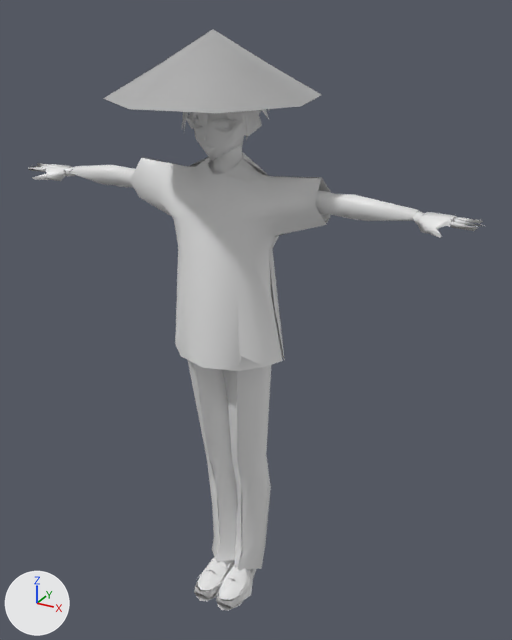
The FBX model Assets/Resources/Model/MainMenu/3D/petanis.fbx: old version first, new version second.
One viewpoint serves both versions: a 50 mm lens placed at (1.111, -1.844, 2.039), pointed at (0.078, 0.033, 1.1). The lights are fixed; the arrows at lower left show +X, +Y and +Z. Where no turn or scale is listed for an object, it has been applied to the vertices. Vertices at the same position are counted once.

The scene before the commit, as lines of its bpy script (objects in view):
```python
ob_body = bpy.data.objects.new('Body', me_body_baked_002)
ob_body.location = (0.0, 0.0, 0.0)
ob_conical_hat = bpy.data.objects.new('conical_hat', me_mesh_045)
ob_conical_hat.location = (-0.076, -0.019, 1.778)
ob_face = bpy.data.objects.new('Face', me_face_baked_002)
ob_face.location = (0.0, 0.0, 0.0)
ob_hair001 = bpy.data.objects.new('Hair001', me_hair001_baked_002)
ob_hair001.location = (0.0, 0.0, 0.0)
```
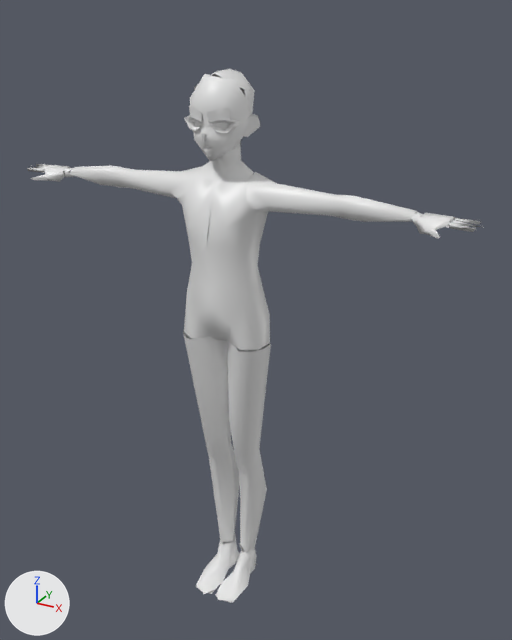
Changed parts and their boxes (x1, y1, x2, y2) in the pictures (512 x 640 px):
```json
{"object": "Body", "change": "reshaped, moved", "before": [28, 125, 485, 611], "after": [27, 69, 484, 603]}
{"object": "conical_hat", "change": "deleted", "before": [103, 29, 321, 113]}
{"object": "Hair001", "change": "deleted", "before": [182, 109, 270, 140], "faces in mat_f00_000_hair_00_hair_01_002 (white #e7e7e7)": [182, 109, 270, 136]}
{"part": 1, "of": "me_body_baked_002", "change": "deleted", "before": [130, 125, 331, 611]}
```

The change, as JSON lines over the scene's bpy script:
```json
{"block": "me_body_baked_002", "where": "# used by ob_body; location = (0.0, 0.0, 0.0)"}
{"op": "remove", "block": "me_body_baked_002", "code": "me_body_baked_002.from_pydata(...)  # 1067 vertices, 1118 faces; spans x -0.78..0.78, y -0.17..0.13, z 0.0..1.89"}
{"op": "add", "block": "me_body_baked_002", "code": "me_body_baked_002.from_pydata(...)  # 526 vertices, 579 faces; spans x -0.78..0.78, y -0.16..0.11, z 0.02..1.88"}
{"block": "me_body_baked_002", "change": "me_body_baked_002 part 1: 21 loose pieces with 507 vertices, spanning x -0.34..0.34, y -0.17..0.13, z 0.0..1.89, are deleted"}
{"op": "remove", "block": "me_body_baked_002", "code": "me_body_baked_002.materials.append(mat_m00_001_01_bottoms_01_cloth_002)  # white #e7e7e7"}
{"op": "remove", "block": "me_body_baked_002", "code": "me_body_baked_002.materials.append(mat_m00_001_01_shoes_01_cloth_002)  # white #e7e7e7"}
{"op": "remove", "block": "me_body_baked_002", "code": "me_body_baked_002.materials.append(mat_m00_005_01_tops_01_cloth_002)  # white #e7e7e7"}
{"op": "remove", "block": "me_body_baked_002", "code": "me_body_baked_002.materials.append(mat_m00_000_hairback_00_hair_002)  # white #e7e7e7"}
{"op": "remove", "block": "ob_hair001", "code": ["ob_hair001 = bpy.data.objects.new('Hair001', me_hair001_baked_002)", "ob_hair001.location = (0.0, 0.0, 0.0)"]}
{"op": "set", "path": "ob_body.location", "old": "(0.0, 0.0, 0.0)", "new": "(-0.003, -0.002, -0.002)"}
{"op": "remove", "block": "ob_conical_hat", "code": ["ob_conical_hat = bpy.data.objects.new('conical_hat', me_mesh_045)", "ob_conical_hat.location = (-0.076, -0.019, 1.778)"]}
```
